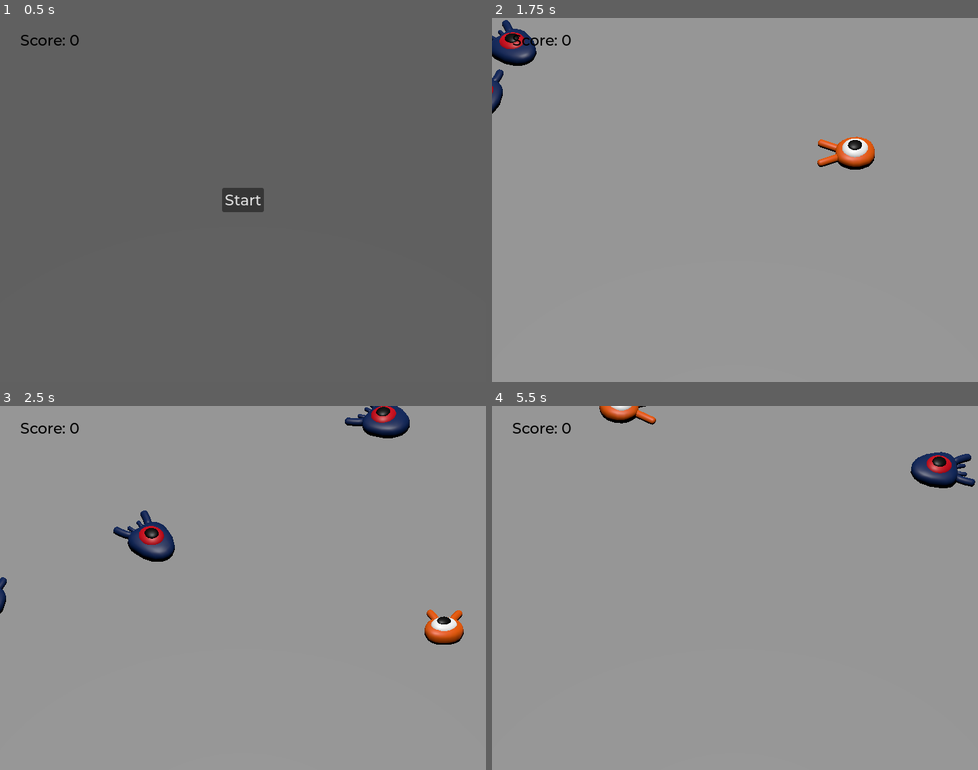
Above: before the commit, frames 1-4 (two rows, left to right).
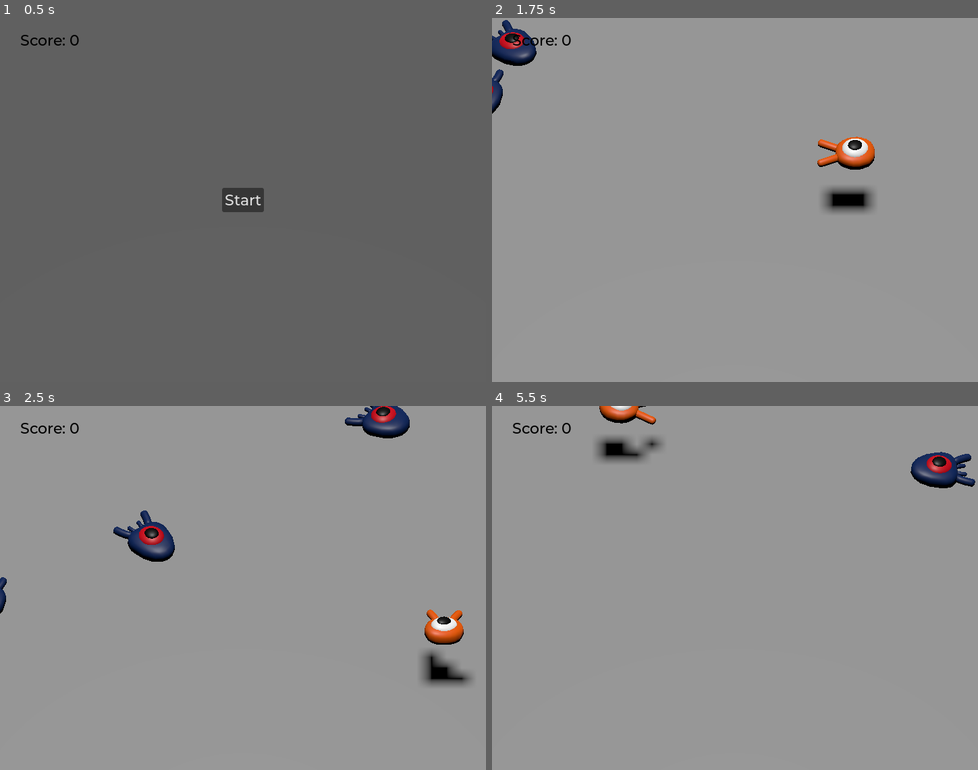
Above: after the commit, the same moments.

Repository: ginocarlo01/Godot3DGame
Game: Godot game, scene res://scenes/main.tscn
The game is run twice, just before and just after one commit, with the same random seed, the same clock (stepped at 60 frames per second) and the same inputs.
Inputs:
- Up to frame 1 (0.5 s): no input
- Up to frame 2 (1.75 s): click "Start" at 0.5 s; tap Enter (ui_accept) at 1.25 s; hold D (move_right) from 1.28 s (still down); tap Space (jump) at 1.52 s
- Up to frame 3 (2.5 s): release D (move_right) at 2.03 s; hold Down (move_back) from 2.03 s (still down); tap Space (jump) at 2.27 s
- Up to frame 4 (5.5 s): release Down (move_back) at 2.78 s; hold D (move_right) 2.78-3.53 s; tap Enter (ui_accept) at 3.5, 5 s; hold W (move_forward) 3.53-4.25 s; tap Space (jump) at 3.77, 5.27 s; click "Start" at 4.25 s; hold A (move_left) from 5.03 s (still down)

Frame 1 is identical in both runs. In frame 2, 0.7% of the frame differs, in the area x 2-79%, y 11-54%; in frame 3, 0.7%; in frame 4, 0.7%, in the area x 21-35%, y 8-16%.

Commit message:
Update main.tscn

Diff:
--- a/scenes/main.tscn
+++ b/scenes/main.tscn
@@ -46,7 +46,9 @@
 skeleton = NodePath("../..")
 
 [node name="DirectionalLight3D" type="DirectionalLight3D" parent="."]
-transform = Transform3D(1, 0, 0, 0, -4.37114e-08, 1, 0, -1, -4.37114e-08, 0, 19, 0)
+transform = Transform3D(1, 0, 0, 0, -4.37114e-08, 1, 0, -1, -4.37114e-08, 0, 12, 0)
+shadow_enabled = true
+shadow_bias = 0.025
 
 [node name="CameraPivot" type="Marker3D" parent="."]
 transform = Transform3D(1, 0, 0, 0, 0.707107, 0.707107, 0, -0.707107, 0.707107, 0, 19, 19)
@@ -56,6 +58,7 @@
 size = 19.0
 
 [node name="Player" parent="." instance=ExtResource("1_2t085")]
+transform = Transform3D(1, 0, 0, 0, 1, 0, 0, 0, 1, 0, 1, 0)
 
 [node name="Cylinders" type="Node3D" parent="."]
 
